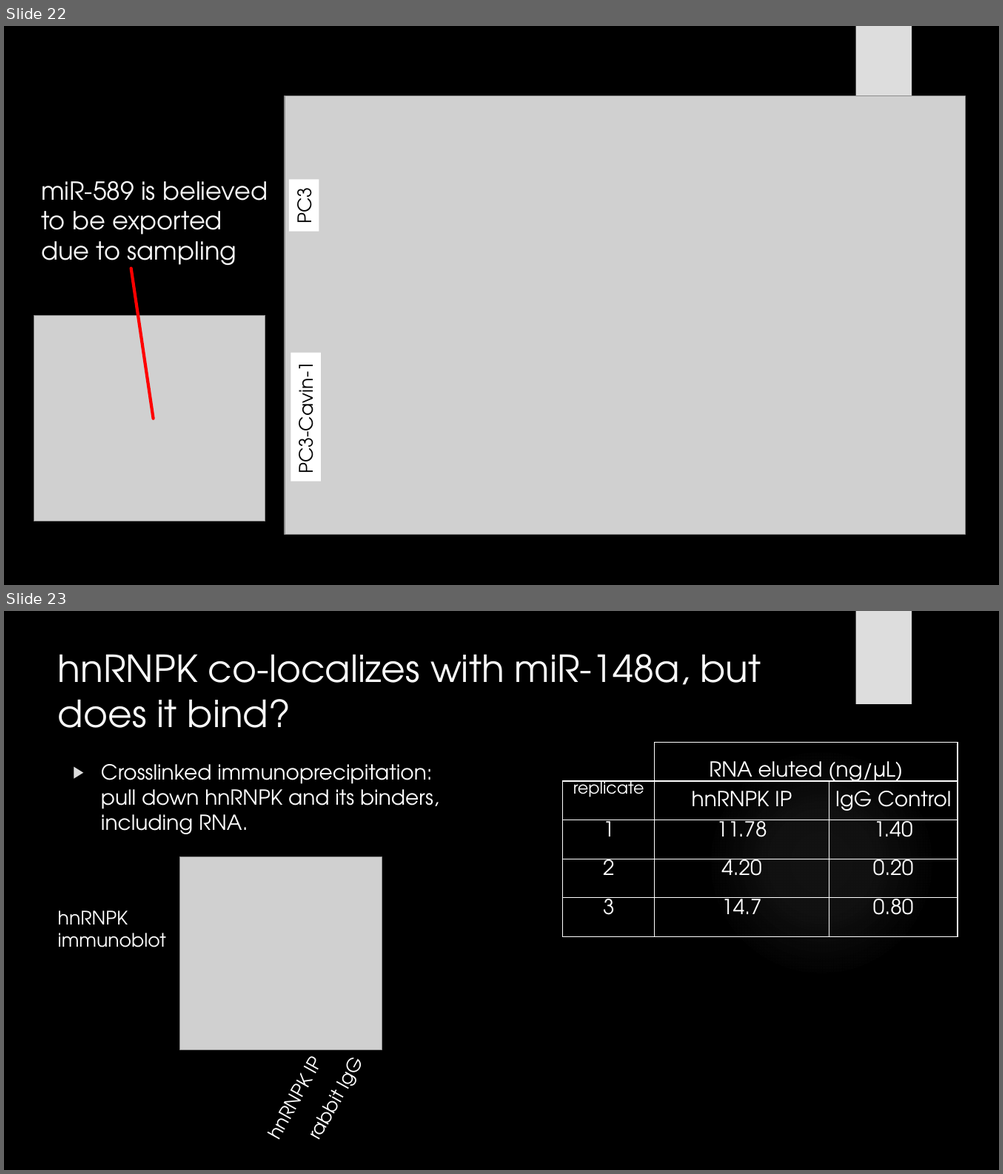
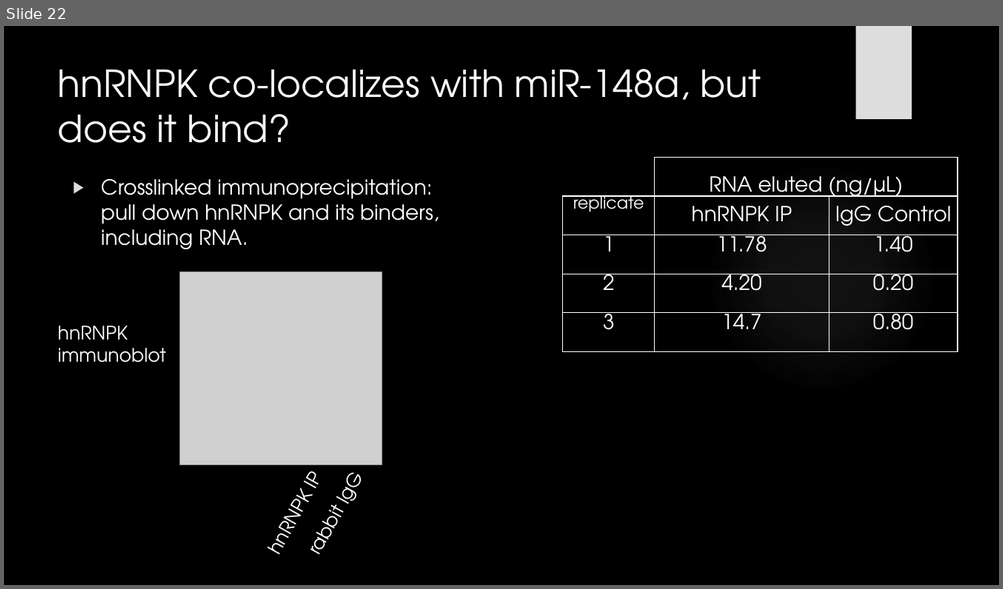
Before and after one commit to HarleyRobinson/Honours2, a slide deck: CollCompBiol.pptx. Shown one above the other, each under a label of ours: slides 22 and 23 before the commit, slide 22 after it. The pictures are 1003x1174 and 1003x589 pixels, drawn with LibreOffice and Linux fonts; fonts in the diff are those of the drawing; grey boxes stand for pictures; background and template pictures are left out. Boxes give left, top, right and bottom in pixels: in the first picture for what was removed or moved away, otherwise in the second. Text is boxed around its words. In the diff, an @@ line names an element or a change of style, - is before the commit and + after.

```diff
--- a/CollCompBiol.pptx
+++ b/CollCompBiol.pptx
@@ slide 22 removed at box(4, 26, 999, 585), background #000000; not listed: 1 template element that a slide beside it also shows @@
@@ picture removed at box(284, 96, 965, 535) @@
@@ title removed at box(41, 181, 267, 272) @@
-miR-589 is believed
-to be exported
-due to sampling
@@ rectangle removed at box(289, 179, 318, 231) @@
-PC3
@@ line removed from (131, 269) to (153, 419) @@
@@ picture removed at box(34, 315, 265, 521) @@
@@ rectangle removed at box(291, 352, 321, 482) @@
-PC3-Cavin-1
@@ what was slide 23 is now slide 22 @@
```
Also in this commit, not shown: 2 slides changed, 2 other files.
